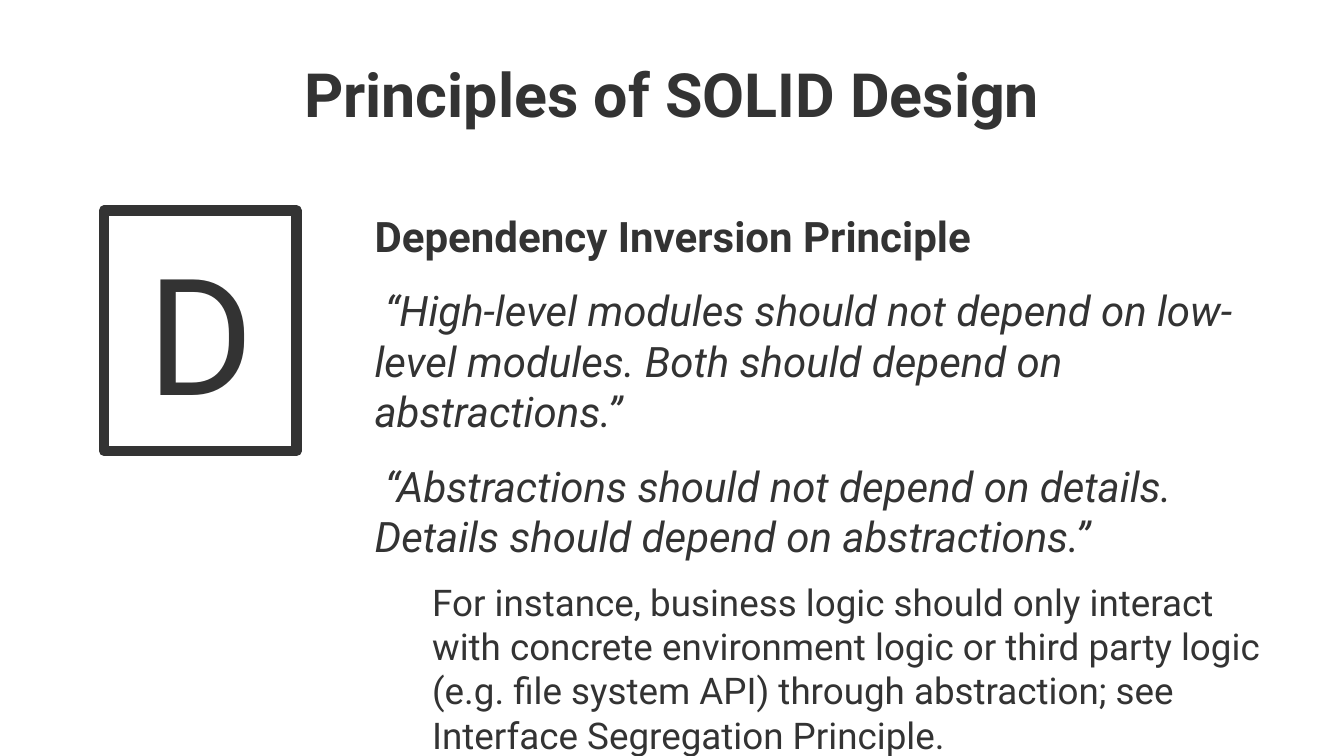
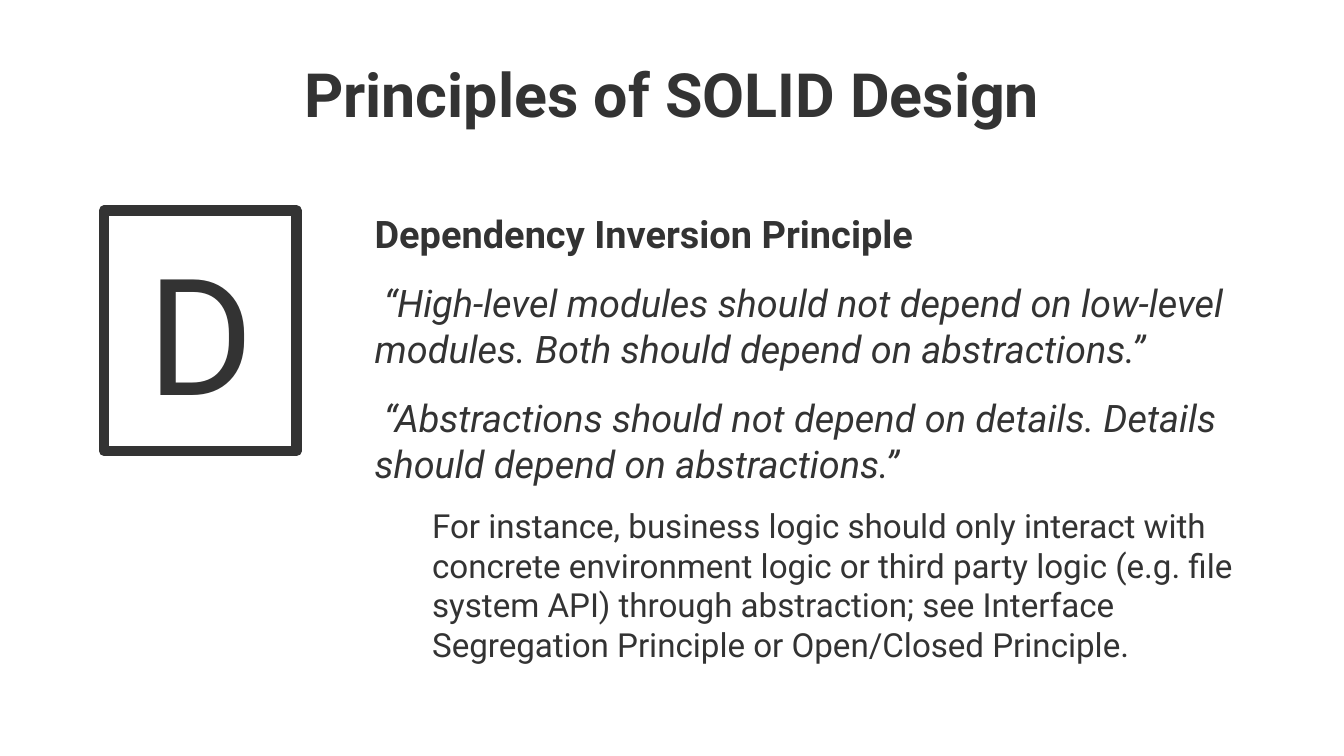
Before and after one commit to maxmeffert/SystemTesting, a slide deck: slide 18 of Presentation/Presentation.odp. Drawn at 1344x756 pixels with LibreOffice and Linux fonts; fonts in the diff are those of the drawing; background and template pictures are left out. Boxes give left, top, right and bottom in pixels: in the first picture for what was removed or moved away, otherwise in the second. Text is boxed around its words. In the diff, an @@ line names an element or a change of style, - is before the commit and + after.

Commit message:
added slides

```diff
--- a/Presentation/Presentation.odp
+++ b/Presentation/Presentation.odp
@@ text at box(375, 219, 1223, 486): size 24.8 to 22.4 pt in "Dependency Inversion Principle", "“High-level modules should not depend on low-level ...", "“Abstractions should not depend on details. Details ..." @@
@@ text at box(432, 513, 1232, 664): text changed; size 21.7 to 19.6 pt @@
-  For instance, business logic should only interact with concrete environment logic or third party logic (e.g. file system API) through abstraction; see Interface Segregation Principle.
+  For instance, business logic should only interact with concrete environment logic or third party logic (e.g. file system API) through abstraction; see Interface Segregation Principle or Open/Closed Principle.
```
Also in this commit, not shown: 1 other slide changed, 2 slides added, 1 other file.
